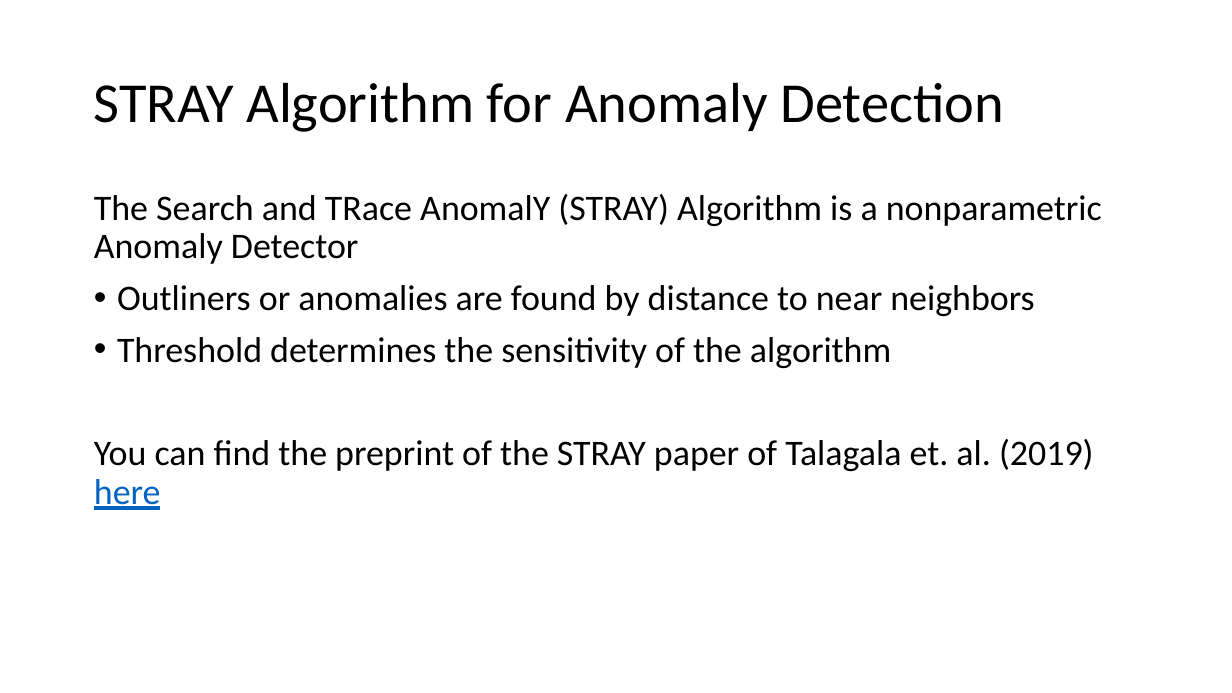
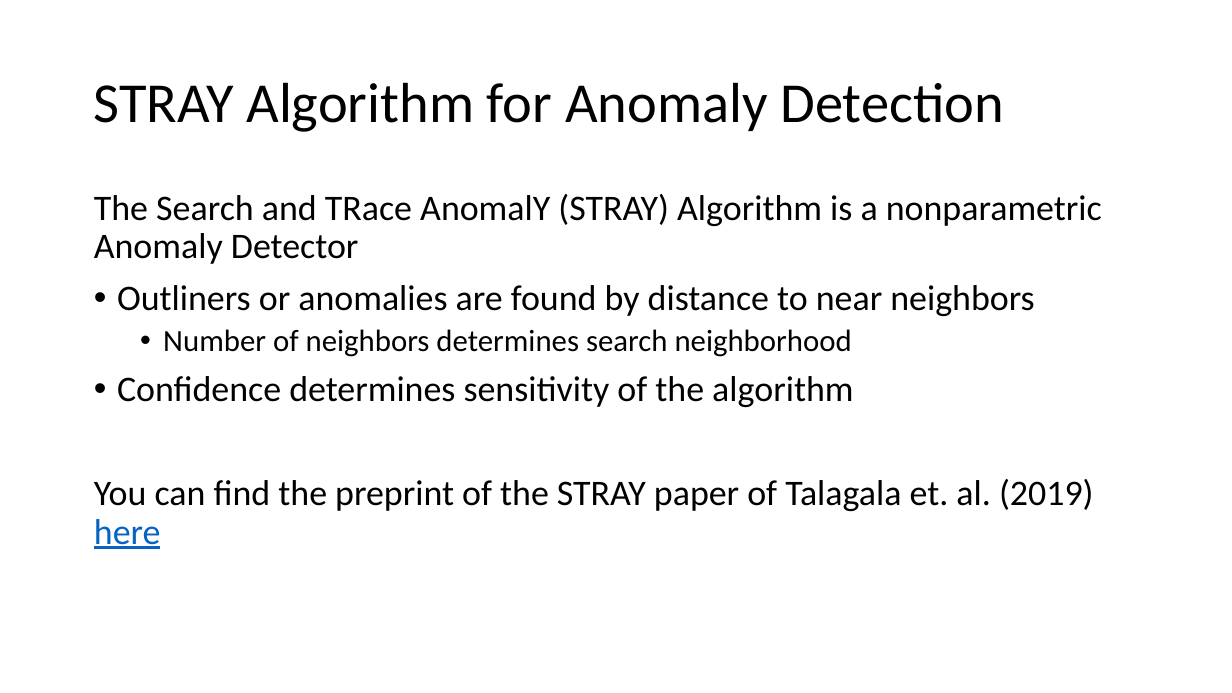
Before and after one commit to StephenElston/CSCI-E-83, a slide deck: slide 27 of LectureSlides/14_ComplexTimeSeries.pptx (slide 28 before the commit). Drawn at 1232x693 pixels with LibreOffice and Linux fonts; fonts in the diff are those of the drawing. Boxes give left, top, right and bottom in pixels: in the first picture for what was removed or moved away, otherwise in the second. Text is boxed around its words. In the diff, an @@ line names an element or a change of style, - is before the commit and + after.

```diff
--- a/LectureSlides/14_ComplexTimeSeries.pptx
+++ b/LectureSlides/14_ComplexTimeSeries.pptx
@@ text at [117,329,853,407]: text changed; size 28 to 24 pt @@
-• Threshold determines the sensitivity of the algorithm
+  • Number of neighbors determines search neighborhood
+• Confidence determines sensitivity of the algorithm
```
Also in this commit, not shown: 6 other slides changed, 1 slide added, 1 slide removed.
